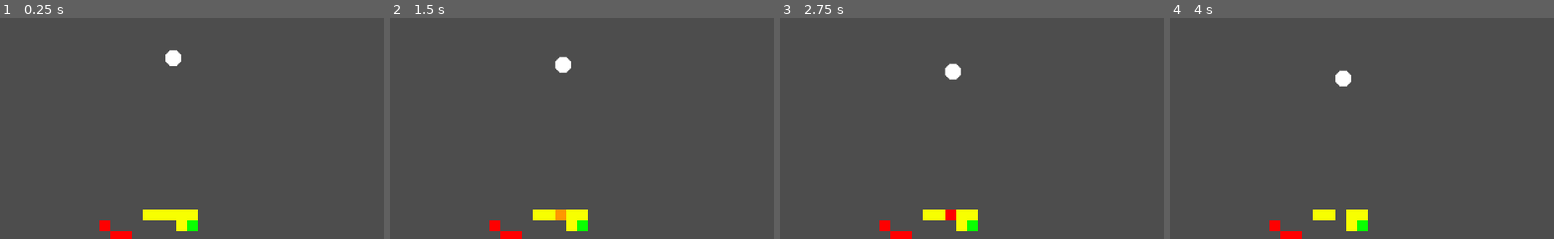
Above: before the commit, frames 1-4 (left to right).
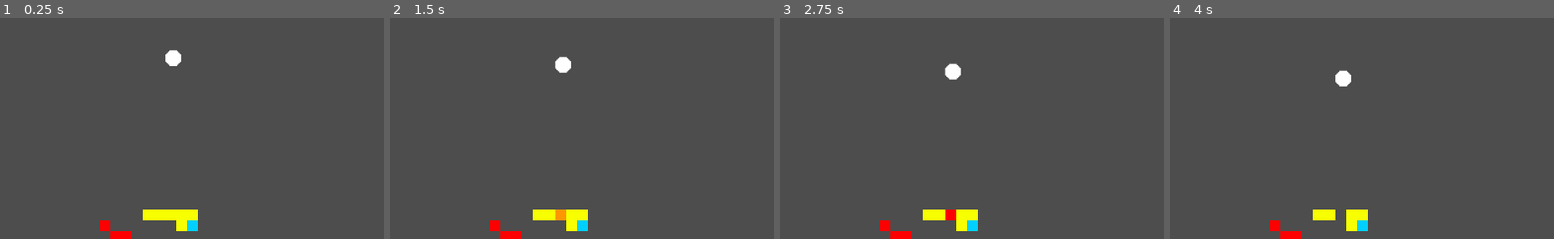
Above: after the commit, the same moments.

Repository: sparkworm/Jameplay2025
Game: Godot game, scene res://scenes/levels/test_level.tscn
Two runs of this game, one before a commit and one after it. Both use one fixed random seed, a clock stepped at 60 frames per second and the inputs below. This scene is started directly instead of the project's main scene.
Inputs:
- Up to frame 1 (0.25 s): no input
- Up to frame 2 (1.5 s): tap Enter at 0.5 s; tap Space at 1.25 s
- Up to frame 3 (2.75 s): no input
- Up to frame 4 (4 s): tap Enter at 3.5 s
The pictures show only the part of the screen within x 28-78%, y 18-68%; the shares and areas given below are measured in that part.

The runs differ from the first frame. In frame 1, 0.1% of the frame differs, in the area x 48-52%, y 91-97%; in frame 2, 0.1%; in frame 3, 0.1%; in frame 4, 0.1%.

Commit message:
Got rid of line that was for testing only

Diff:
--- a/scenes/actors/tiles.gd
+++ b/scenes/actors/tiles.gd
@@ -10,9 +10,6 @@
 		Vector2i(5,0),
 ]
 
-func _ready() -> void:
-	demote_tile(Vector2i(0,0))
-
 func demote_tile(coords:Vector2i) -> void:
 	var level:int = tile_levels.find(get_cell_atlas_coords(coords))
 	if level == -1:
